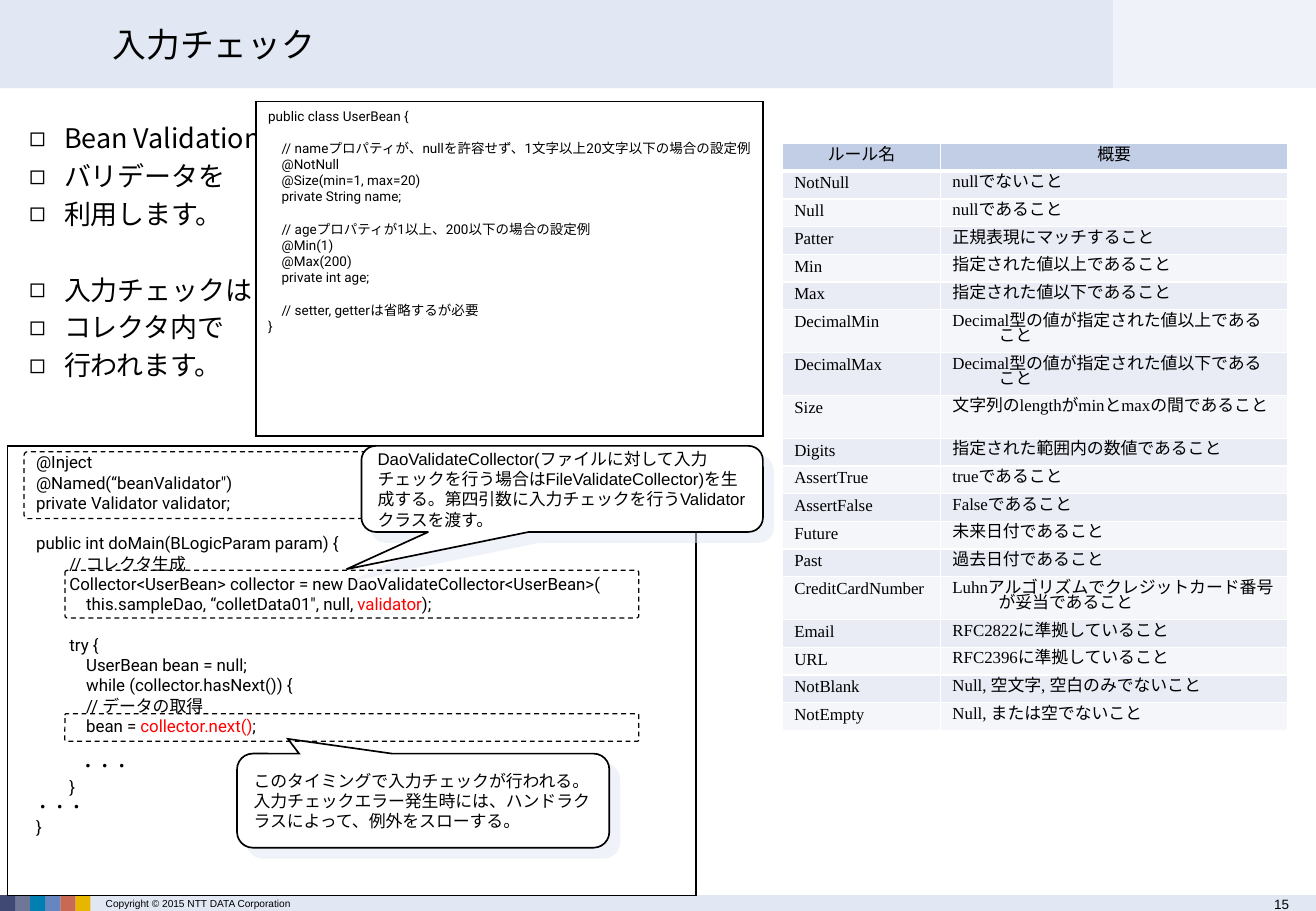
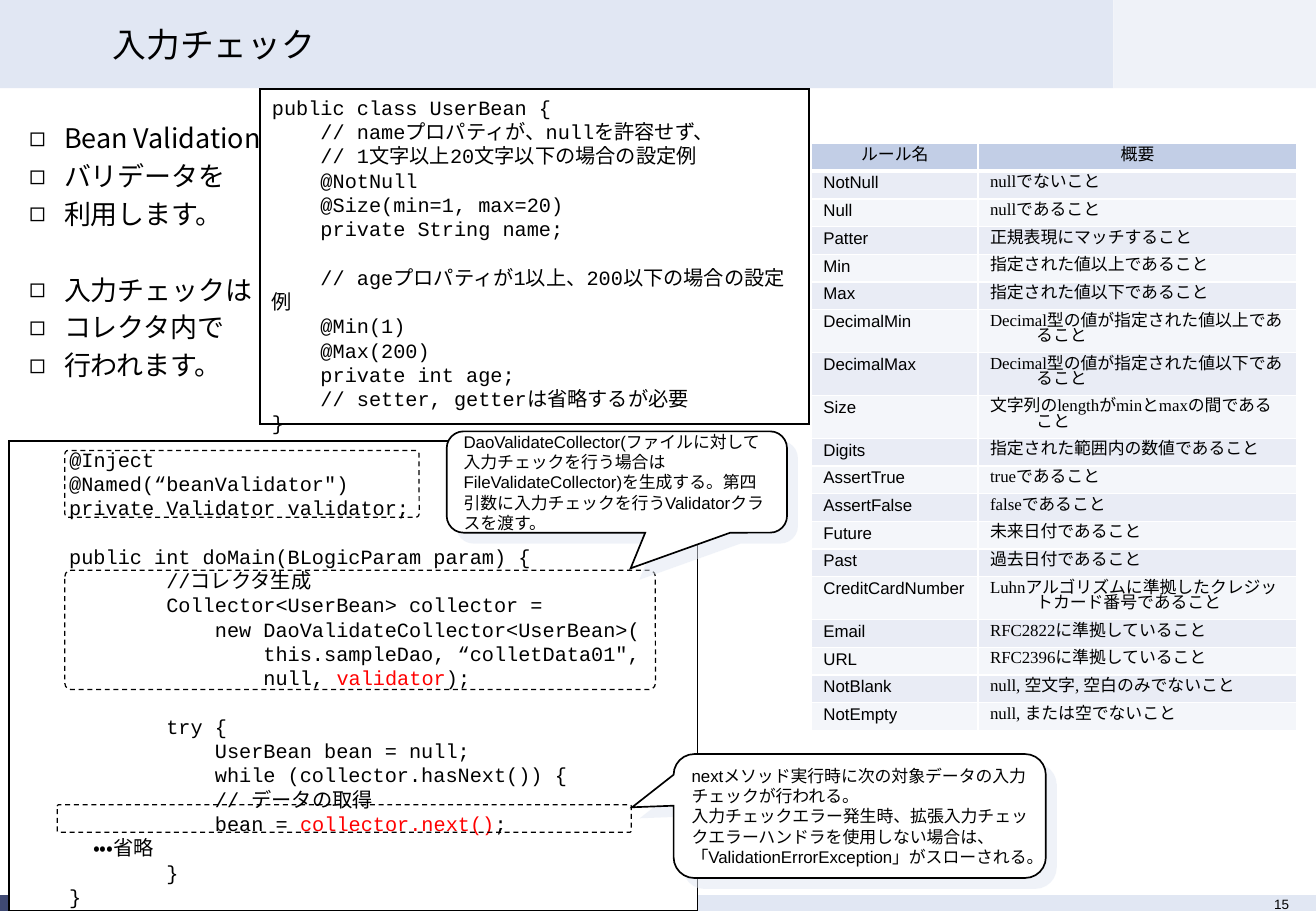
Before and after one commit to terasoluna-batch/terasoluna-doc, a slide deck: slide 15 of architecture/TERASOLUNA Batch Framework for Java Version 3.x 説明資料.pptx. Drawn at 1316x911 pixels with LibreOffice and Linux fonts; fonts in the diff are those of the drawing; background and template pictures are left out. Boxes give left, top, right and bottom in pixels: in the first picture for what was removed or moved away, otherwise in the second. Text is boxed around its words. In the diff, an @@ line names an element or a change of style, - is before the commit and + after.

Commit message:
#22 unifyf char font in source code

```diff
--- a/architecture/TERASOLUNA Batch Framework for Java Version 3.x 説明資料.pptx
+++ b/architecture/TERASOLUNA Batch Framework for Java Version 3.x 説明資料.pptx
@@ rectangle "public class UserBean {": place and size @@
-rectangle "public class UserBean {" at [256, 102, 763, 437]
+rectangle "public class UserBean {" at [260, 89, 809, 424]
@@ text in rectangle at [272, 100, 785, 410]: size 8 to 12 pt, font Roboto to Courier New in "public class UserBean {", "@NotNull", "@Size(min=1, max=20)", "private String name;" and 6 more places @@
@@ text in rectangle at [357, 125, 714, 165]: text changed; size 8 to 12 pt; font Roboto to Courier New @@
-// nameプロパティが、nullを許容せず、1文字以上20文字以下の場合の設定例
+// nameプロパティが、nullを許容せず、
+// 1文字以上20文字以下の場合の設定例
@@ table at [812, 143, 1297, 728] @@
-row 12, column 2: Falseであること
+row 12, column 2: falseであること
-row 15, column 2: Luhnアルゴリズムでクレジットカード番号が妥当であること
+row 15, column 2: Luhnアルゴリズムに準拠したクレジットカード番号であること
-row 18, column 2: Null, 空文字, 空白のみでないこと
+row 18, column 2: null, 空文字, 空白のみでないこと
-row 19, column 2: Null, または空でないこと
+row 19, column 2: null, または空でないこと
@@ font Times New Roman to Arial in "NotNull", "Null", "Patter", "Min" and 14 more places @@
@@ table: place and size @@
-table at [783, 143, 1288, 728]
+table at [812, 143, 1297, 728]
@@ rectangle "@Inject": place and size @@
-rectangle "@Inject" at [7, 446, 696, 896]
+rectangle "@Inject" at [9, 441, 697, 911]
@@ rounded speech box "DaoValidateCollector(ファイルに対して入力チェックを行う場合はFileValidateCollect ...": place and size @@
-rounded speech box "DaoValidateCollector(ファイルに対して入力チェックを行う場合はFileValidateCollect ..." at [362, 446, 764, 532]
+rounded speech box "DaoValidateCollector(ファイルに対して入力チェックを行う場合はFileValidateCollect ..." at [447, 431, 787, 532]
@@ rounded speech box "DaoValidateCollector(ファイルに対して入力チェックを行う場合はFileValidateCollect ..." at [447, 431, 787, 532]: proportions changed @@
@@ rounded rectangle: place and size @@
-rounded rectangle at [24, 452, 379, 519]
+rounded rectangle at [64, 451, 419, 518]
@@ text in rectangle at [69, 452, 543, 836]: size 10 to 12 pt, font Roboto to Courier New in "@Inject", "@Named(“beanValidator")", "private Validator validator;", "public int doMain(BLogicParam param) {" and 7 more places @@
@@ rounded rectangle: place and size @@
-rounded rectangle at [64, 570, 638, 617]
+rounded rectangle at [64, 570, 655, 689]
@@ text in rectangle at [166, 574, 640, 690]: text changed; size 10 to 12 pt; font Roboto to Courier New @@
-// コレクタ生成
-Collector<UserBean> collector = new DaoValidateCollector<UserBean>(
-this.sampleDao, “colletData01", null, validator);
+//コレクタ生成
+Collector<UserBean> collector =
+new DaoValidateCollector<UserBean>(
+this.sampleDao, “colletData01",
+null, validator);
@@ text in rectangle at [80, 764, 131, 768]: text changed; size 10 to 12 pt; font Roboto to Courier New @@
-・・・
+・・・省略
@@ rounded speech box "nextメソッド実行時に次の対象データの入力チェックが行われる。" at [674, 755, 1046, 879]: proportions changed @@
@@ rounded speech box "nextメソッド実行時に次の対象データの入力チェックが行われる。": place and size @@
-rounded speech box "nextメソッド実行時に次の対象データの入力チェックが行われる。" at [237, 753, 609, 847]
+rounded speech box "nextメソッド実行時に次の対象データの入力チェックが行われる。" at [674, 755, 1046, 879]
@@ text in rectangle at [34, 805, 85, 809]: paragraph removed @@
-・・・
@@ rounded rectangle: place and size @@
-rounded rectangle at [64, 715, 638, 742]
+rounded rectangle at [57, 806, 631, 834]
@@ text in rounded speech box at [692, 788, 1044, 868]: text changed @@
-このタイミングで入力チェックが行われる。
-入力チェックエラー発生時には、ハンドラクラスによって、例外をスローする。
+nextメソッド実行時に次の対象データの入力チェックが行われる。
+入力チェックエラー発生時、拡張入力チェックエラーハンドラを使用しない場合は、「ValidationErrorException」がスローされる。
```
Also in this commit, not shown: 7 other slides changed, 1 slide added, 1 slide removed.
